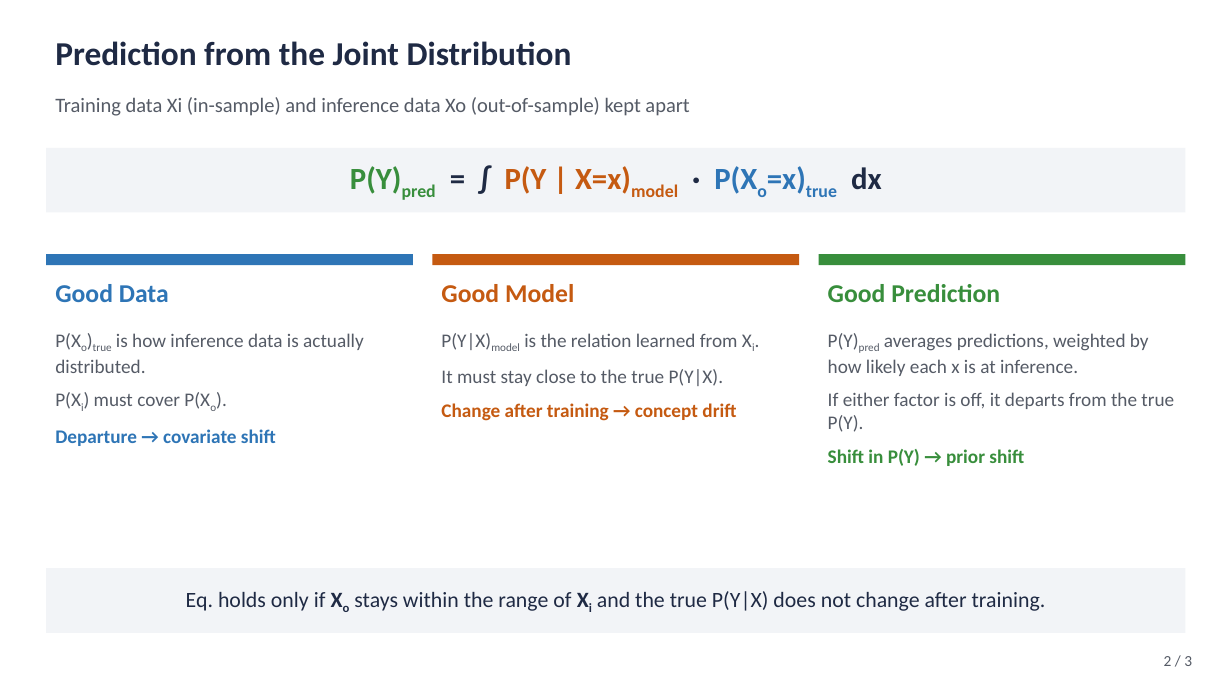
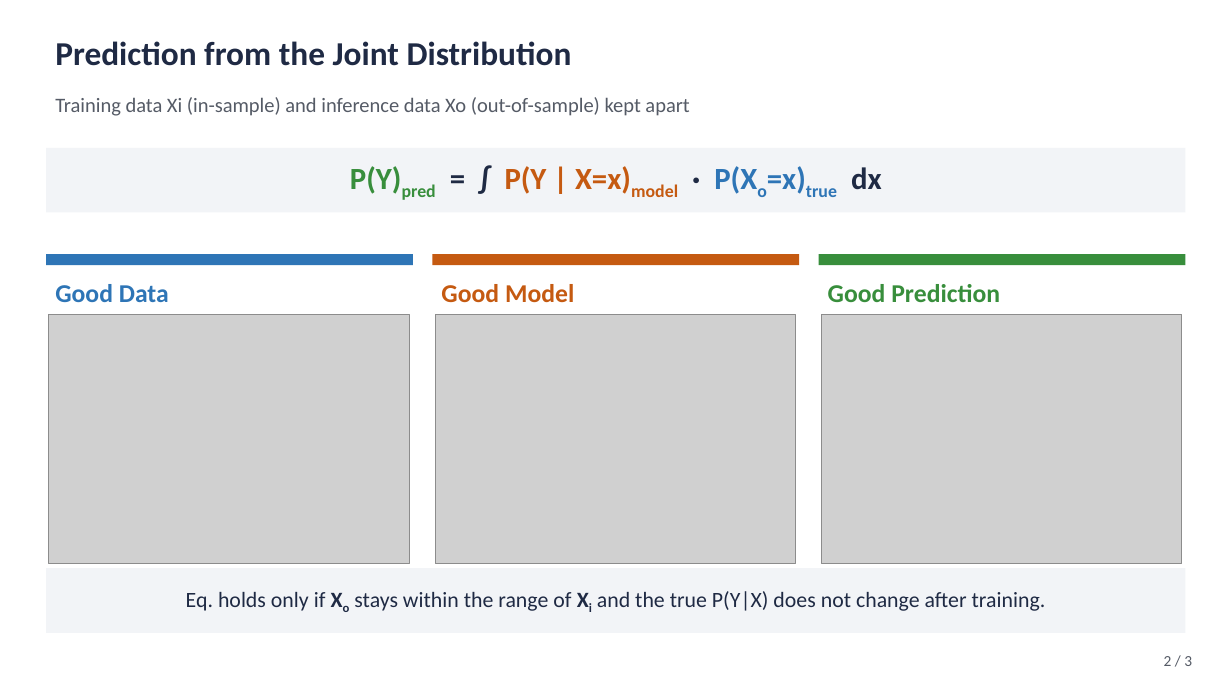
Before and after one commit to ykim2718/AIML, a slide deck: slide 2 of EDA/Modeling-Elements/talk-slides/modeling-elements-invited-talk.pptx. Drawn at 1232x693 pixels with LibreOffice and Linux fonts; fonts in the diff are those of the drawing; grey boxes stand for pictures. Boxes give left, top, right and bottom in pixels: in the first picture for what was removed or moved away, otherwise in the second. Text is boxed around its words. In the diff, an @@ line names an element or a change of style, - is before the commit and + after.

```diff
--- a/EDA/Modeling-Elements/talk-slides/modeling-elements-invited-talk.pptx
+++ b/EDA/Modeling-Elements/talk-slides/modeling-elements-invited-talk.pptx
@@ picture added at [49,314,409,564] @@
@@ picture added at [435,314,796,564] @@
@@ picture added at [822,314,1182,564] @@
@@ text removed at [55,333,364,446] @@
-P(Xo)true is how inference data is actually distributed.
-P(Xi) must cover P(Xo).
-Departure → covariate shift
@@ text removed at [441,333,738,421] @@
-P(Y|X)model is the relation learned from Xi.
-It must stay close to the true P(Y|X).
-Change after training → concept drift
@@ text removed at [828,333,1174,466] @@
-P(Y)pred averages predictions, weighted by how likely each x is at inference.
-If either factor is off, it departs from the true P(Y).
-Shift in P(Y) → prior shift
```
Also in this commit, not shown: 3 other files.
